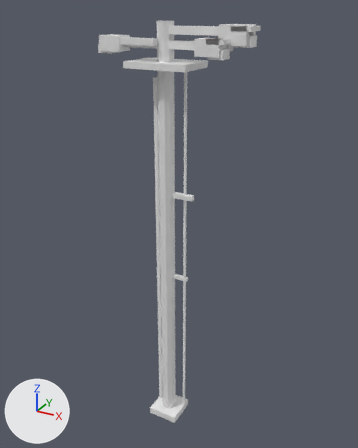
One commit to the glTF model game/Airside/Assets/StreamingAssets/Airside/Art/Models/Props/mdl_airfield_lighting_kit_authored_v01.gltf: the scene before it, then after it.
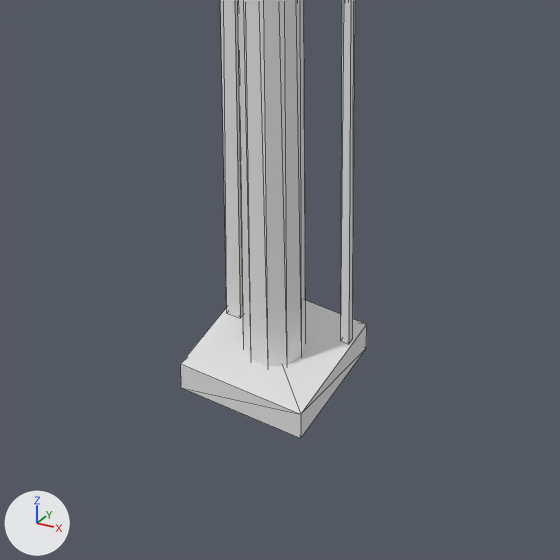
The first picture shows the older version from a camera (50 mm lens) standing at (4.86, -8.33, 9.34) and looking at (0.15, 0.24, 5.05). The close-ups show the older and then the newer version on the part from 32% to 64% of the width and 74% to 100% of the height of that picture. Only the edits that show in the close-ups are written down. The axes (+X, +Y, +Z) are drawn at lower left. The lights are the same throughout. The close-ups show mesh edges as thin lines.

In view in the first close-up: 'apron_floodlight', 'flood_base', 'flood_guy', 'flood_ladder'.
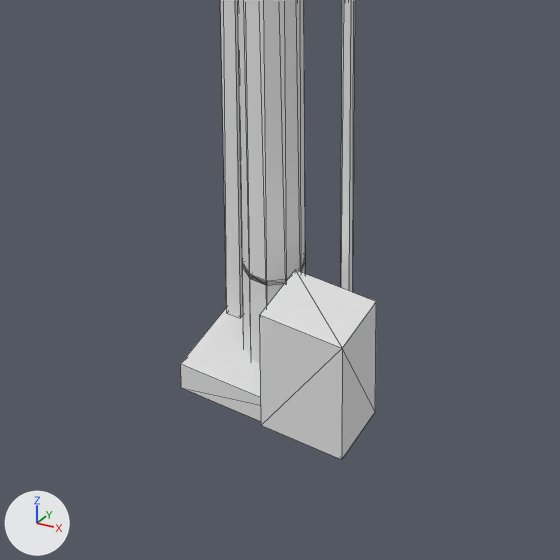
Boxes (x1, y1, x2, y2) around the edits, measured in the close-ups (560 x 560 px):
'flood_transformer', added: after (260, 270, 376, 460)
'obst_beacon_ring', added: after (243, 264, 303, 286)

Edits to the bpy script that builds the scene:
```text
Add me_obst_beacon_ring:
    me_obst_beacon_ring.from_pydata(...)  # a 10-sided cylinder along z spanning x -0.16..0.16, y -0.152..0.152, z 0.705..0.735
Add me_flood_transformer:
    me_flood_transformer.from_pydata(...)  # a box spanning x 0.225..0.675, y -0.525..-0.175, z 0.2..0.9
Add ob_obst_beacon_ring:
    ob_obst_beacon_ring = bpy.data.objects.new('obst_beacon_ring', me_obst_beacon_ring)
    ob_obst_beacon_ring.location = (0.0, 0.0, 0.0)
Add ob_flood_transformer:
    ob_flood_transformer = bpy.data.objects.new('flood_transformer', me_flood_transformer)
    ob_flood_transformer.location = (0.0, 0.0, 0.0)
```
